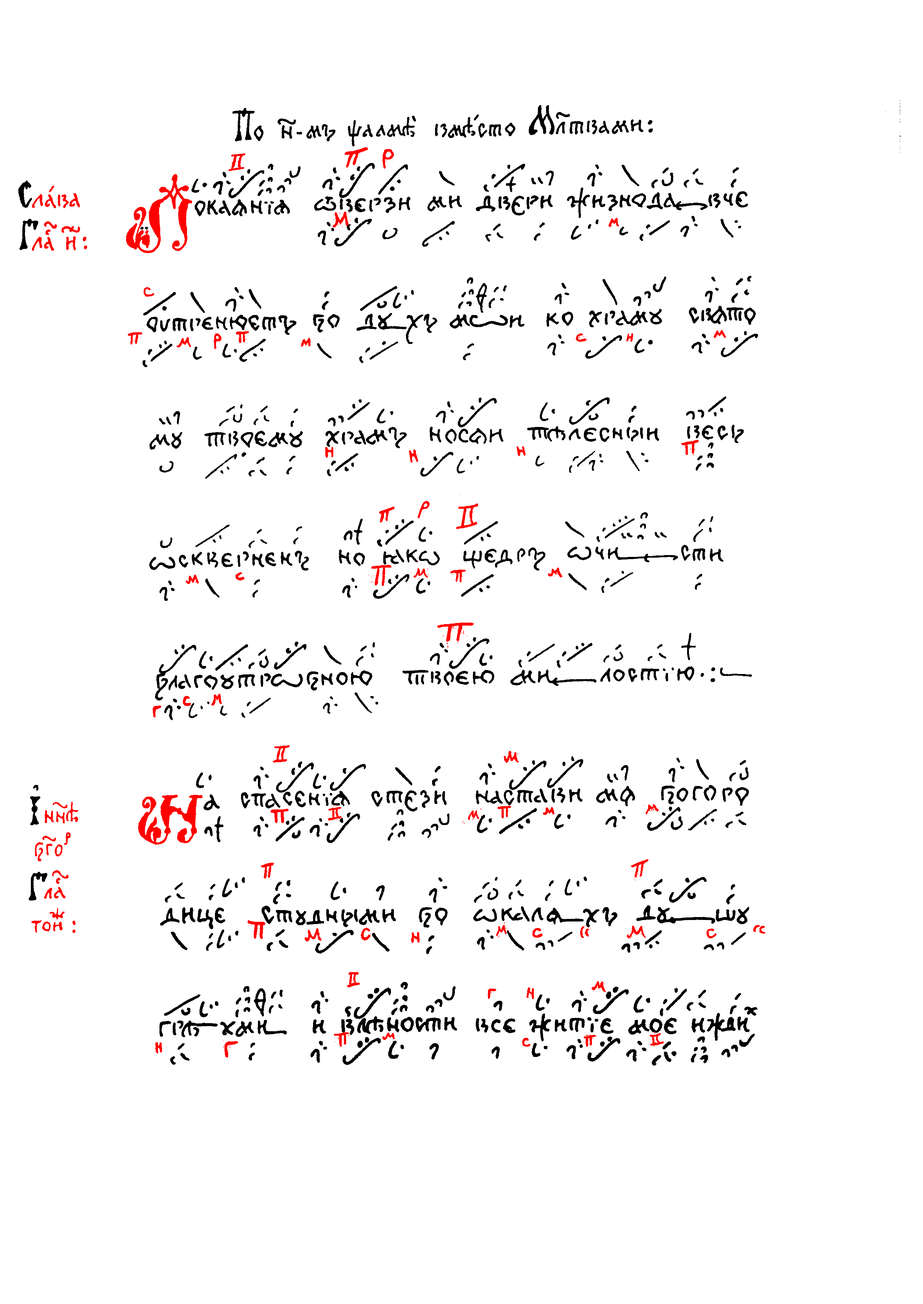
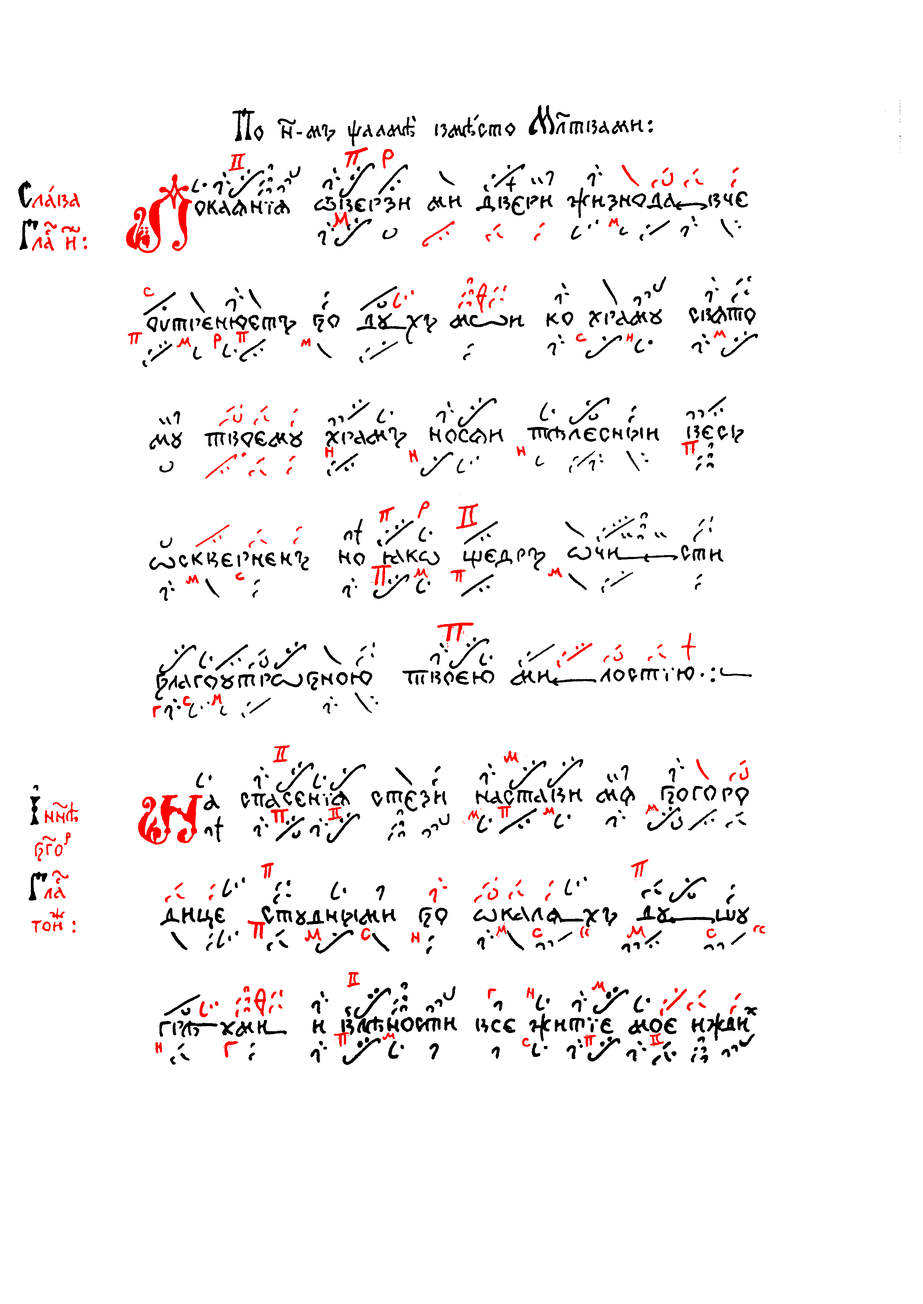
Layer changes from the first (923, 1304) image to the second:
painted on "Червила" over [140, 164, 749, 1018]
painted on "Чернила" over [140, 164, 749, 1018]
